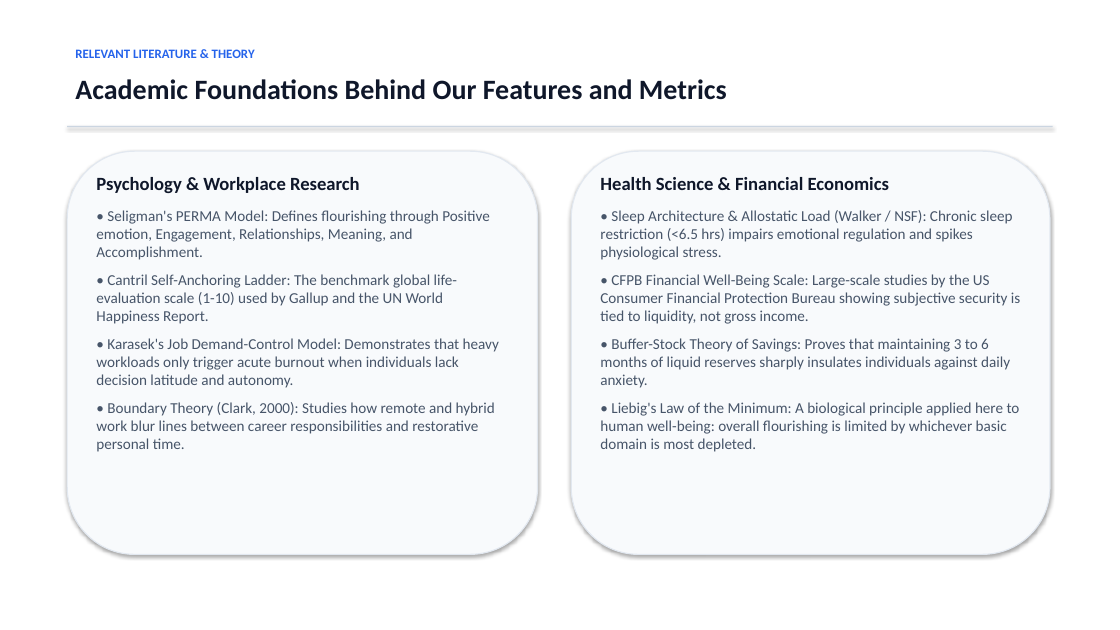
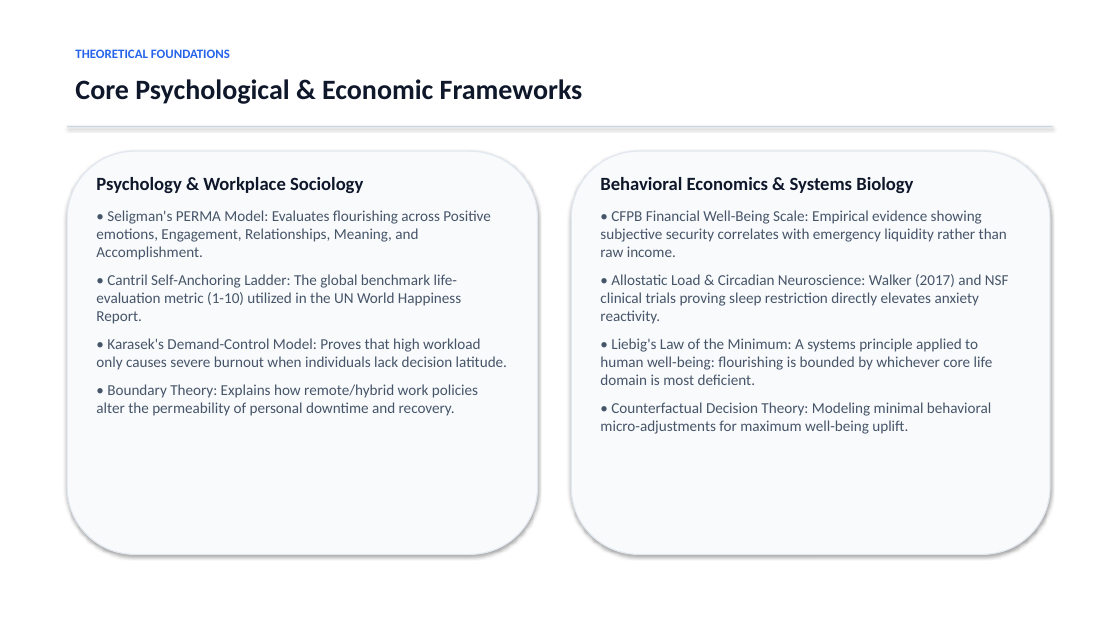
Before and after one commit to ESHANT05/happiness, a slide deck: slide 4 of Personal_Wellbeing_Research_Presentation.pptx. Drawn at 1120x630 pixels with LibreOffice and Linux fonts; fonts in the diff are those of the drawing. Boxes give left, top, right and bottom in pixels: in the first picture for what was removed or moved away, otherwise in the second. Text is boxed around its words. In the diff, an @@ line names an element or a change of style, - is before the commit and + after.

Commit message:
Add latest 2023-2025 IEEE research papers and formal citations across presentation and documentation

```diff
--- a/Personal_Wellbeing_Research_Presentation.pptx
+++ b/Personal_Wellbeing_Research_Presentation.pptx
@@ text at [75, 49, 230, 58]: text changed @@
-RELEVANT LITERATURE & THEORY
+THEORETICAL FOUNDATIONS
@@ text at [75, 79, 583, 104]: text changed @@
-Academic Foundations Behind Our Features and Metrics
+Core Psychological & Economic Frameworks
@@ text at [96, 177, 507, 416]: text changed @@
-Psychology & Workplace Research
-• Seligman's PERMA Model: Defines flourishing through Positive emotion, Engagement, Relationships, Meaning, and Accomplishment.
-• Cantril Self-Anchoring Ladder: The benchmark global life-evaluation scale (1-10) used by Gallup and the UN World Happiness Report.
-• Karasek's Job Demand-Control Model: Demonstrates that heavy workloads only trigger acute burnout when individuals lack decision latitude and autonomy.
-• Boundary Theory (Clark, 2000): Studies how remote and hybrid work blur lines between career responsibilities and restorative personal time.
+Psychology & Workplace Sociology
+• Seligman's PERMA Model: Evaluates flourishing across Positive emotions, Engagement, Relationships, Meaning, and Accomplishment.
+• Cantril Self-Anchoring Ladder: The global benchmark life-evaluation metric (1-10) utilized in the UN World Happiness Report.
+• Karasek's Demand-Control Model: Proves that high workload only causes severe burnout when individuals lack decision latitude.
+• Boundary Theory: Explains how remote/hybrid work policies alter the permeability of personal downtime and recovery.
@@ text at [600, 177, 1009, 434]: text changed @@
-Health Science & Financial Economics
-• Sleep Architecture & Allostatic Load (Walker / NSF): Chronic sleep restriction (<6.5 hrs) impairs emotional regulation and spikes physiological stress.
-• CFPB Financial Well-Being Scale: Large-scale studies by the US Consumer Financial Protection Bureau showing subjective security is tied to liquidity, not gross income.
-• Buffer-Stock Theory of Savings: Proves that maintaining 3 to 6 months of liquid reserves sharply insulates individuals against daily anxiety.
-• Liebig's Law of the Minimum: A biological principle applied here to human well-being: overall flourishing is limited by whichever basic domain is most depleted.
+Behavioral Economics & Systems Biology
+• CFPB Financial Well-Being Scale: Empirical evidence showing subjective security correlates with emergency liquidity rather than raw income.
+• Allostatic Load & Circadian Neuroscience: Walker (2017) and NSF clinical trials proving sleep restriction directly elevates anxiety reactivity.
+• Liebig's Law of the Minimum: A systems principle applied to human well-being: flourishing is bounded by whichever core life domain is most deficient.
+• Counterfactual Decision Theory: Modeling minimal behavioral micro-adjustments for maximum well-being uplift.
```
Also in this commit, not shown: 9 other slides changed, 1 slide added, 14 other files.
